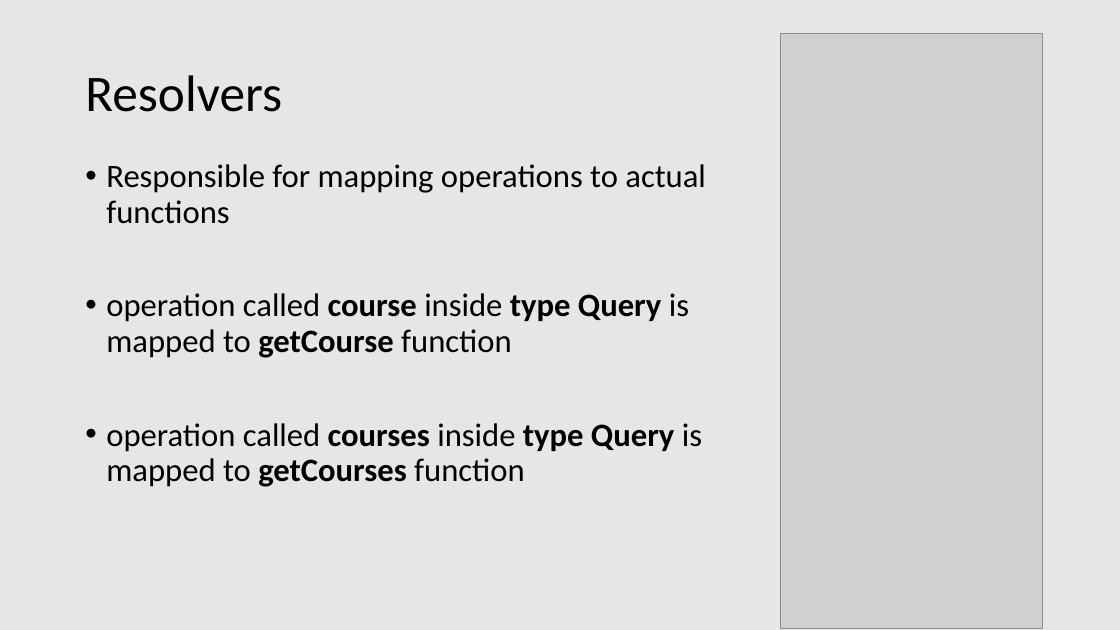
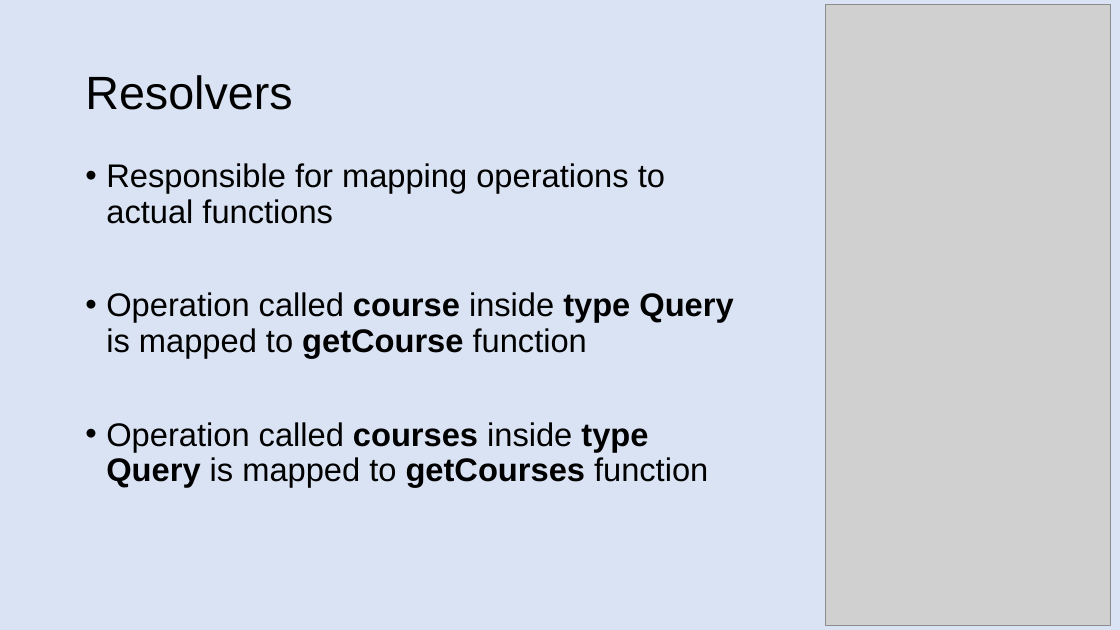
Before and after one commit to patelg123/graphql-presentation, a slide deck: slide 12 of current.pptx (slide 14 before the commit). Drawn at 1120x630 pixels with LibreOffice and Linux fonts; fonts in the diff are those of the drawing; grey boxes stand for pictures. Boxes give left, top, right and bottom in pixels: in the first picture for what was removed or moved away, otherwise in the second. Text is boxed around its words. In the diff, an @@ line names an element or a change of style, - is before the commit and + after.

```diff
--- a/current.pptx
+++ b/current.pptx
@@ background #E7E6E6 to #DAE3F3 @@
@@ picture: place and size @@
-picture at <box>781,34,1043,628</box>
+picture at <box>826,4,1111,626</box>
@@ title "Resolvers" at <box>85,75,292,110</box>: size 44 to 40 pt, font Calibri to Arial @@
@@ text at <box>106,163,665,224</box>: font Calibri to Arial in "Responsible for mapping operations to actual functions" @@
@@ text at <box>106,292,733,487</box>: text changed; font Calibri to Arial @@
-• operation called course inside type Query is mapped to getCourse function
-• operation called courses inside type Query is mapped to getCourses function
+• Operation called course inside type Query is mapped to getCourse function
+• Operation called courses inside type Query is mapped to getCourses function
```
Also in this commit, not shown: 23 other slides changed, 9 slides added, 6 slides removed, 2 other files.
